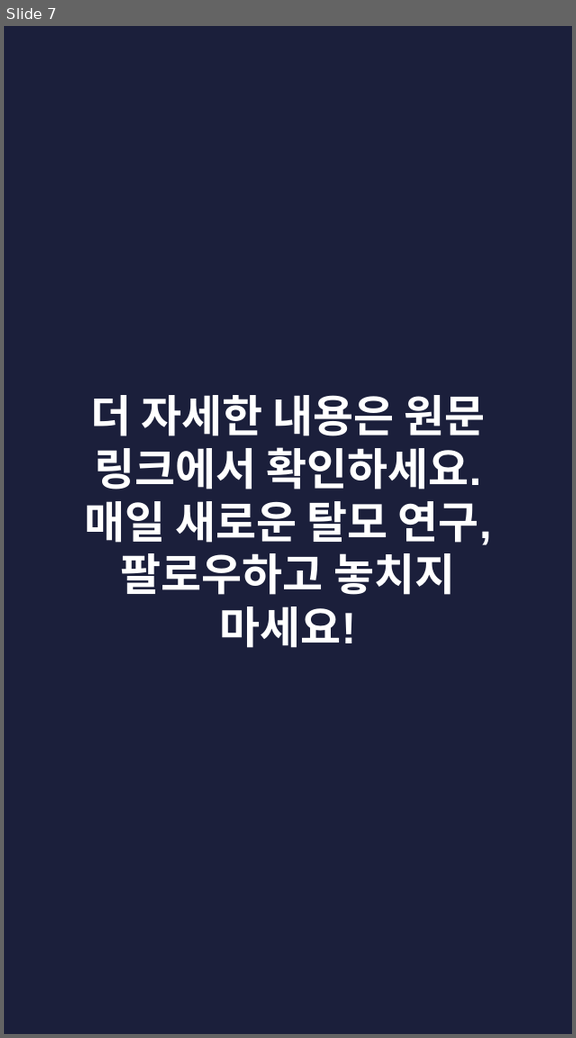
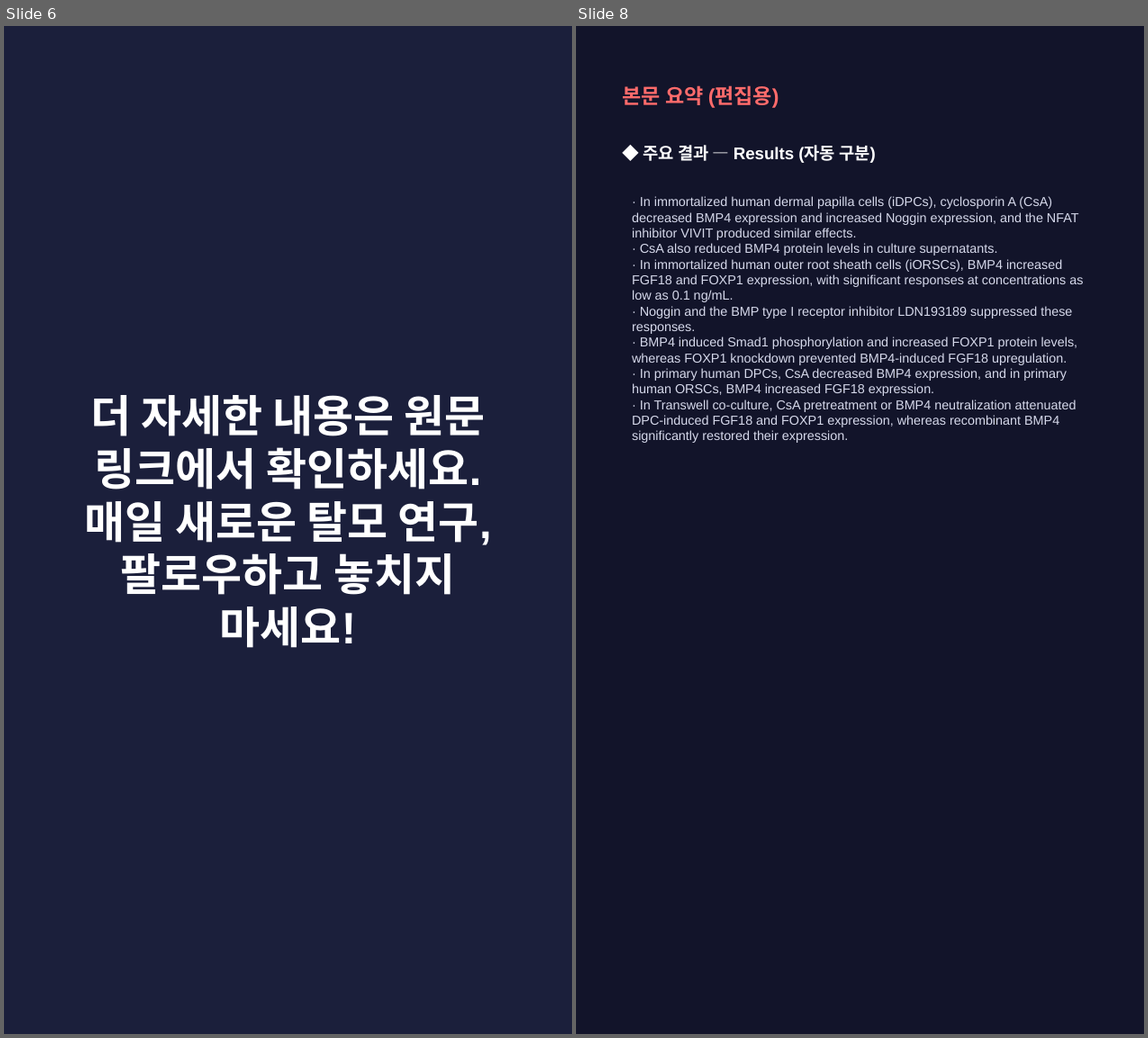
Before and after one commit to hyokang2010-BJ-ANTH/product-builder-test, a slide deck: pwa/data/latest/slides.pptx. Shown side by side, each under a label of ours: slide 7 before the commit, slides 6 and 8 after it; the slides between them are not shown. The pictures are 576x1038 and 1148x1038 pixels, drawn with LibreOffice and Linux fonts; fonts in the diff are those of the drawing. Boxes give left, top, right and bottom in pixels: in the first picture for what was removed or moved away, otherwise in the second. Text is boxed around its words. In the diff, an @@ line names an element or a change of style, - is before the commit and + after.

```diff
--- a/pwa/data/latest/slides.pptx
+++ b/pwa/data/latest/slides.pptx
@@ slide 8 added at (576, 26, 1144, 1034), background #12142A @@
@@ text added at (623, 85, 779, 108), 16 pt, text #FF6B6B, bold @@
+본문 요약 (편집용)
@@ text added at (644, 145, 876, 163), 13 pt, text #FFFFFF, bold @@
+◆ 주요 결과 — Results (자동 구분)
@@ text added at (632, 196, 1083, 443), 10 pt, text #D5D8EA @@
+· In immortalized human dermal papilla cells (iDPCs), cyclosporin A (CsA) decreased BMP4 expression and increased Noggin expression, and the NFAT inhibitor VIVIT produced similar effects.
+· CsA also reduced BMP4 protein levels in culture supernatants.
+· In immortalized human outer root sheath cells (iORSCs), BMP4 increased FGF18 and FOXP1 expression, with significant responses at concentrations as low as 0.1 ng/mL.
+· Noggin and the BMP type I receptor inhibitor LDN193189 suppressed these responses.
+· BMP4 induced Smad1 phosphorylation and increased FOXP1 protein levels, whereas FOXP1 knockdown prevented BMP4-induced FGF18 upregulation.
+· In primary human DPCs, CsA decreased BMP4 expression, and in primary human ORSCs, BMP4 increased FGF18 expression.
+· In Transwell co-culture, CsA pretreatment or BMP4 neutralization attenuated DPC-induced FGF18 and FOXP1 expression, whereas recombinant BMP4 significantly restored their expression.
@@ what was slide 7 is now slide 6 @@
```
Also in this commit, not shown: 2 slides changed, 4 other slides added, 7 slides removed, 27 other files.
